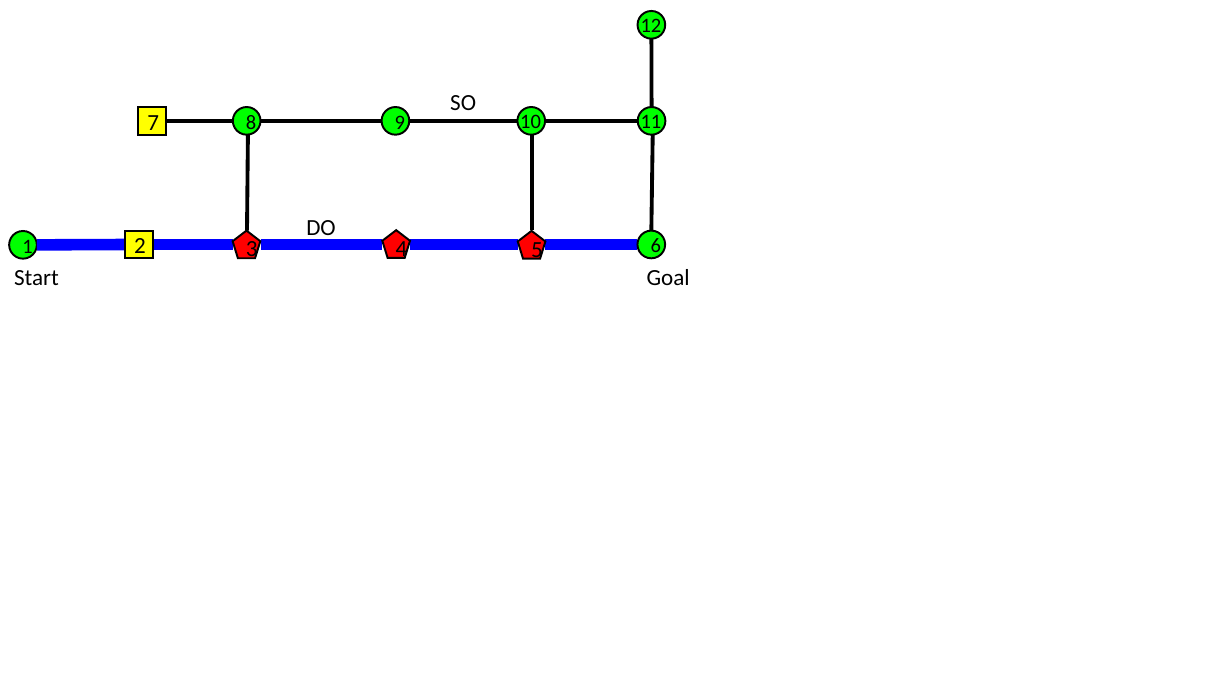
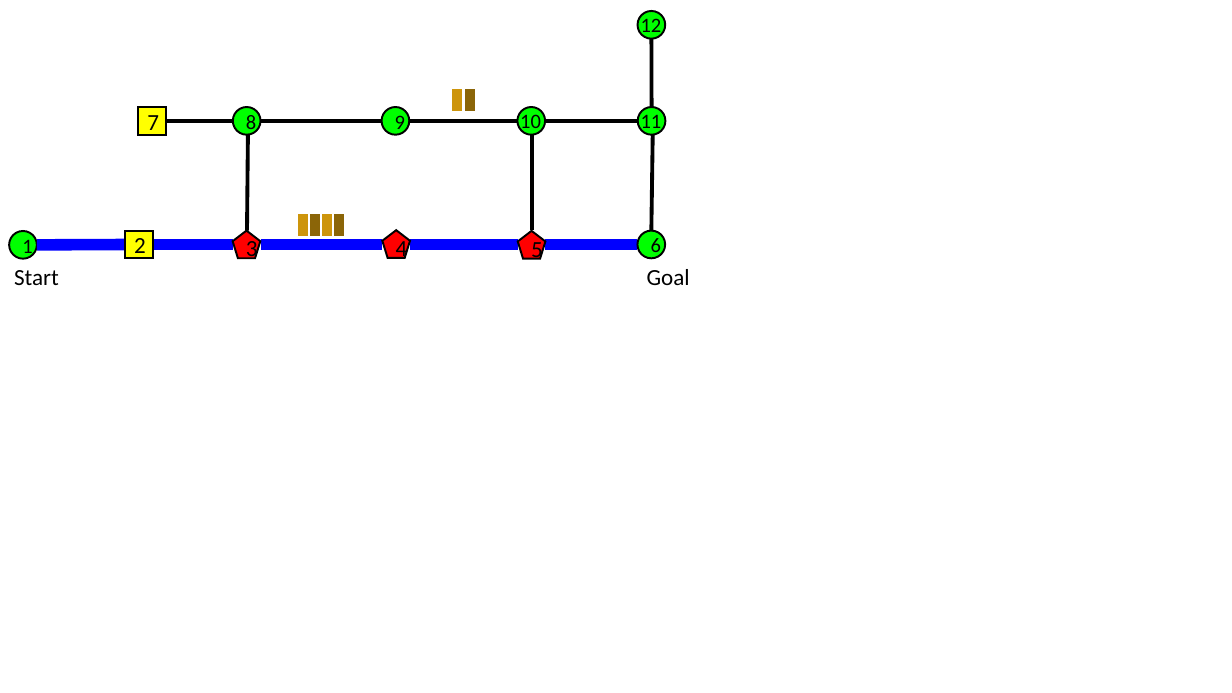
Before and after one commit to cmu-able/explainable-planning, a slide deck: slide 17 of XPlanningEvaluation/data/instruction/instruction-color-blind-friendly.pptx. Drawn at 1232x693 pixels with LibreOffice and Linux fonts; fonts in the diff are those of the drawing. Boxes give left, top, right and bottom in pixels: in the first picture for what was removed or moved away, otherwise in the second. Text is boxed around its words. In the diff, an @@ line names an element or a change of style, - is before the commit and + after.

```diff
--- a/XPlanningEvaluation/data/instruction/instruction-color-blind-friendly.pptx
+++ b/XPlanningEvaluation/data/instruction/instruction-color-blind-friendly.pptx
@@ rectangle added at <box>451,89,463,113</box>, fill #CD950C, outline #FFFFFF 1.5 pt @@
@@ rectangle added at <box>464,89,476,113</box>, fill #8B6508, outline #FFFFFF 1.5 pt @@
@@ text removed at <box>450,95,476,110</box> @@
-SO
@@ text removed at <box>306,220,335,241</box> @@
-DO
@@ group added at <box>297,213,346,238</box>: 4 rectangles @@
```
Also in this commit, not shown: 4 other slides changed.
